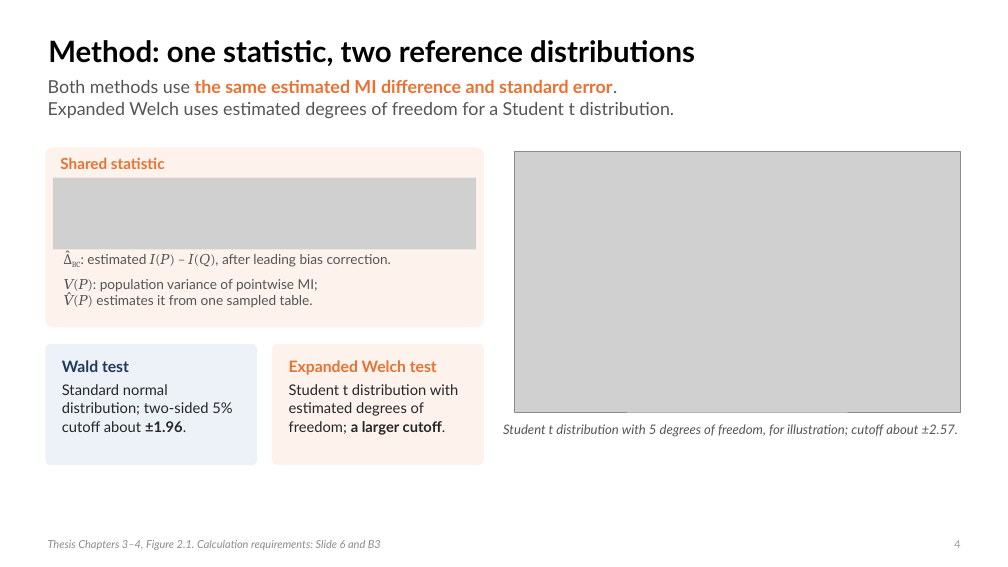
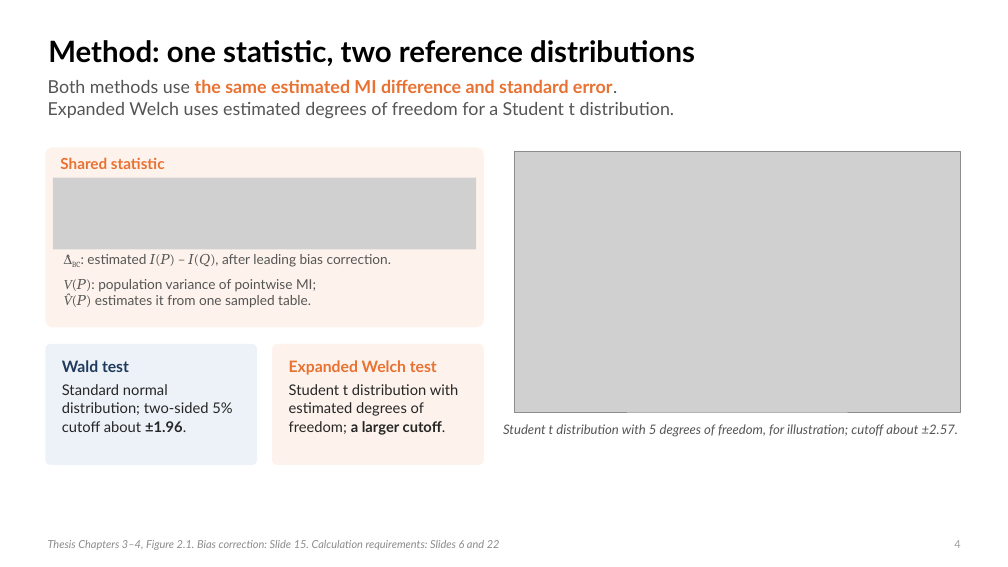
Before and after one commit to dzhao61/MCSResearchSimulations, a slide deck: slide 4 of Thesis Presentation/Daniel_Zhao_Welch_MI_Presentation.pptx. Drawn at 1008x567 pixels with LibreOffice and Linux fonts; fonts in the diff are those of the drawing; grey boxes stand for pictures. Boxes give left, top, right and bottom in pixels: in the first picture for what was removed or moved away, otherwise in the second. Text is boxed around its words. In the diff, an @@ line names an element or a change of style, - is before the commit and + after.

```diff
--- a/Thesis Presentation/Daniel_Zhao_Welch_MI_Presentation.pptx
+++ b/Thesis Presentation/Daniel_Zhao_Welch_MI_Presentation.pptx
@@ text "Δ̂BC: estimated 𝐼(𝑃) − 𝐼(𝑄), ..." at bbox=[64, 254, 391, 267]: font Cambria to TeX Gyre Schola in "Δ̂BC:" @@
@@ text at bbox=[64, 279, 316, 308]: text changed @@
-𝑉(𝑃): population variance of pointwise MI;
-𝑉̂(𝑃) estimates it from one sampled table.
+V(𝑃): population variance of pointwise MI;
+V̂(𝑃) estimates it from one sampled table.
@@ text at bbox=[48, 540, 500, 550]: text changed @@
-Thesis Chapters 3–4, Figure 2.1. Calculation requirements: Slide 6 and B3
+Thesis Chapters 3–4, Figure 2.1. Bias correction: Slide 15. Calculation requirements: Slides 6 and 22
```
Also in this commit, not shown: 24 other slides changed, 6 slides added, 3 slides removed, 14 other files.
